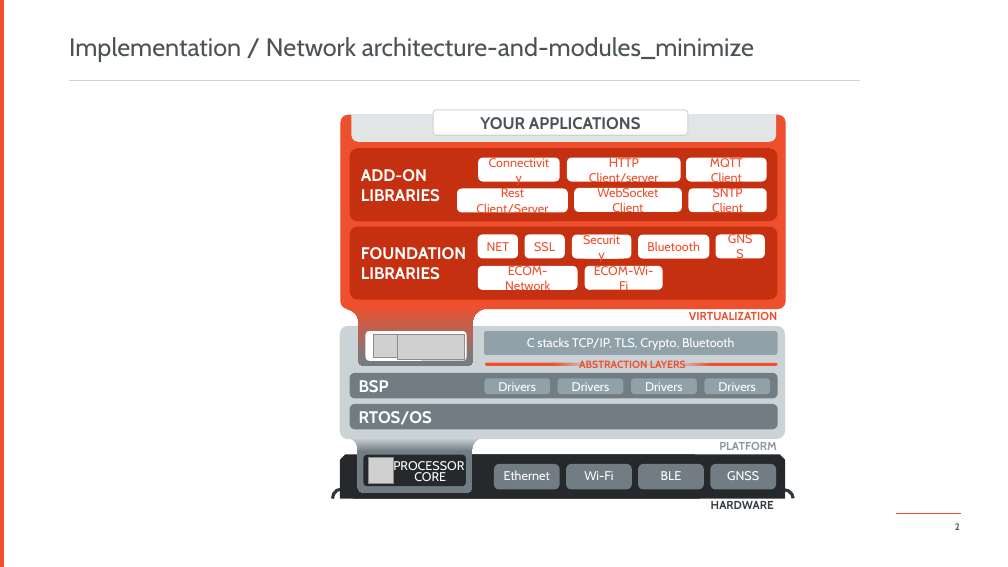
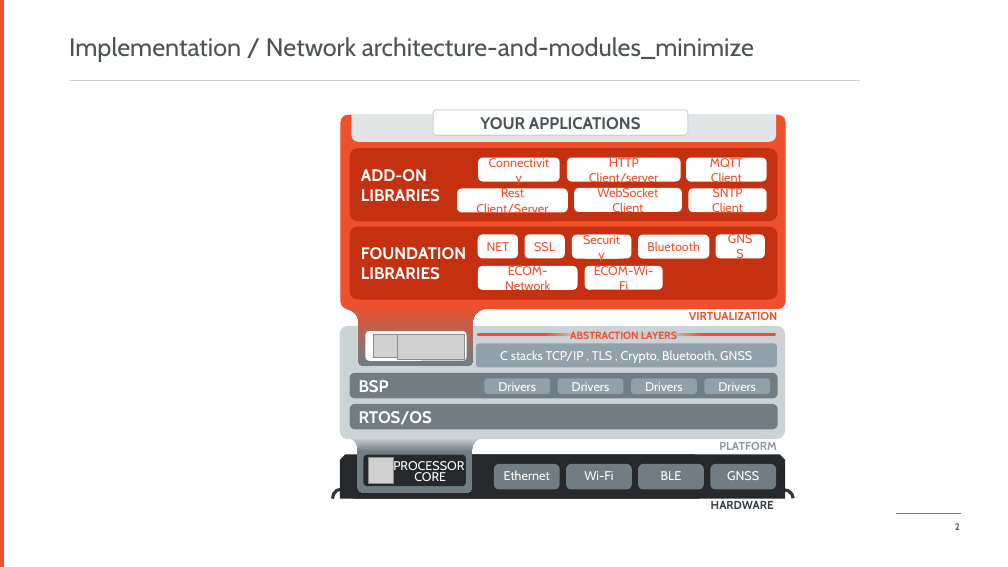
Before and after one commit to rbabaousmail/docs, a slide deck: slide 2 of ApplicationDeveloperGuide/images/networking_overview.pptx. Drawn at 1008x567 pixels with LibreOffice and Linux fonts; fonts in the diff are those of the drawing; grey boxes stand for pictures; background and template pictures are left out. Boxes give left, top, right and bottom in pixels: in the first picture for what was removed or moved away, otherwise in the second. Text is boxed around its words. In the diff, an @@ line names an element or a change of style, - is before the commit and + after.

```diff
--- a/ApplicationDeveloperGuide/images/networking_overview.pptx
+++ b/ApplicationDeveloperGuide/images/networking_overview.pptx
@@ rounded rectangle "C stacks TCP/IP , TLS ...": place and size @@
-rounded rectangle "C stacks TCP/IP , TLS ..." at (484,331,777,355)
+rounded rectangle "C stacks TCP/IP , TLS ..." at (476,343,777,368)
@@ line moved from (486, 364) - (777, 364) to (479, 335) - (775, 335) @@
@@ rounded rectangle removed at (484,331,765,355) @@
-Graphical Engine
@@ text in rounded rectangle at (500,350,752,363): text changed @@
-C stacks TCP/IP, TLS, Crypto, Bluetooth
+C stacks TCP/IP , TLS , Crypto, Bluetooth, GNSS
@@ rectangle "ABSTRACTION LAYERS": place and size @@
-rectangle "ABSTRACTION LAYERS" at (555,360,710,371)
+rectangle "ABSTRACTION LAYERS" at (546,330,701,341)
```
Also in this commit, not shown: 1 other file.
